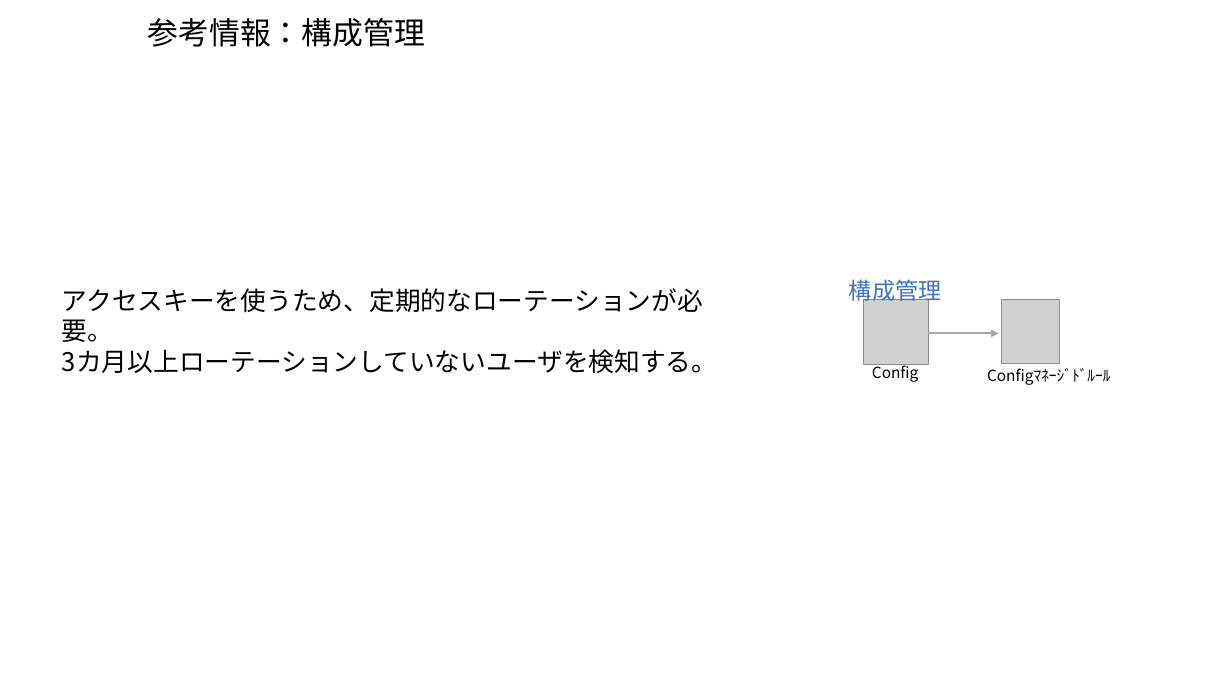
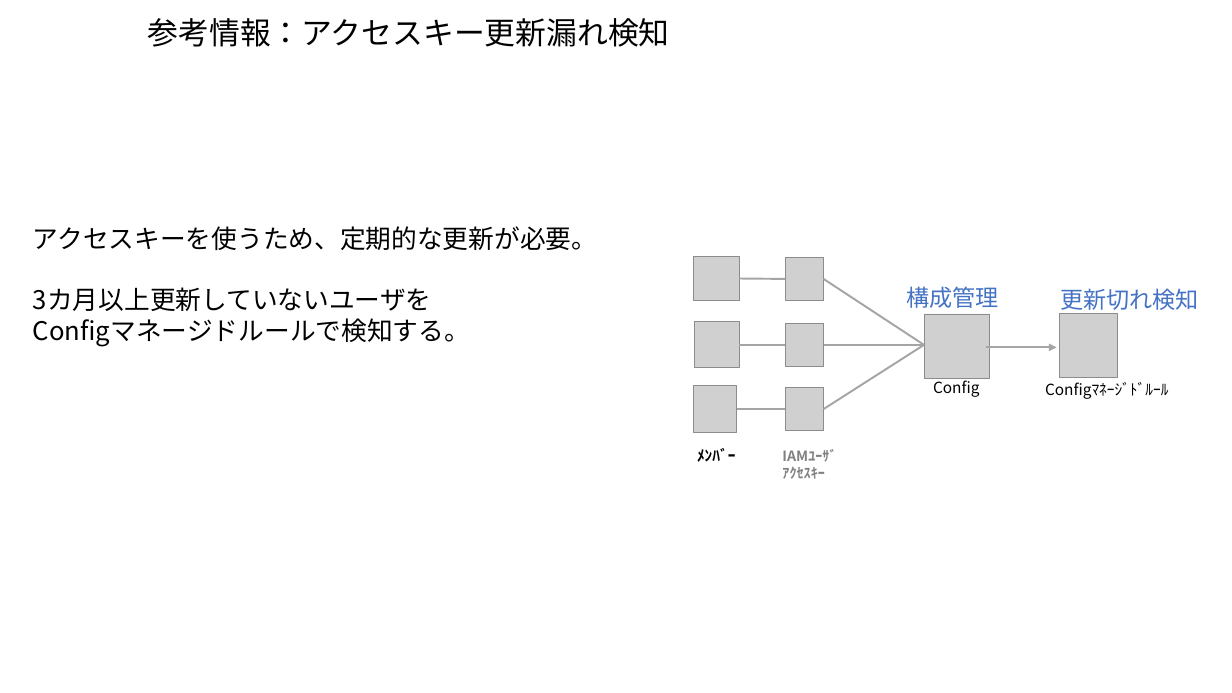
Before and after one commit to kiri0408/tyaga, a slide deck: slide 12 of aws_memo.pptx (slide 11 before the commit). Drawn at 1232x693 pixels with LibreOffice and Linux fonts; fonts in the diff are those of the drawing; grey boxes stand for pictures. Boxes give left, top, right and bottom in pixels: in the first picture for what was removed or moved away, otherwise in the second. Text is boxed around its words. In the diff, an @@ line names an element or a change of style, - is before the commit and + after.

```diff
--- a/aws_memo.pptx
+++ b/aws_memo.pptx
@@ text at [148, 18, 670, 47]: text changed @@
-参考情報：構成管理
+参考情報：アクセスキー更新漏れ検知
@@ text at [33, 226, 597, 347]: text changed @@
-アクセスキーを使うため、定期的なローテーションが必要。
-3カ月以上ローテーションしていないユーザを検知する。
+アクセスキーを使うため、定期的な更新が必要。
+3カ月以上更新していないユーザを
+Configマネージドルールで検知する。
@@ picture added at [693, 256, 739, 301] @@
@@ picture added at [786, 258, 824, 300] @@
@@ line added from (739, 278) to (786, 279), #A5A5A5 1.5 pt @@
@@ line added from (823, 279) to (924, 345), #A5A5A5 1.5 pt @@
@@ picture removed at [863, 299, 928, 364] @@
@@ text "構成管理" rewrapped from [849, 276, 941, 305] to [906, 286, 998, 308] @@
@@ text added at [1060, 288, 1199, 310], 18 pt, text #4472C4 @@
+更新切れ検知
@@ picture added at [694, 322, 739, 368] @@
@@ picture added at [786, 323, 824, 366] @@
@@ picture added at [925, 314, 990, 379] @@
@@ line added from (739, 345) to (786, 345), #A5A5A5 1.5 pt @@
@@ line added from (823, 345) to (924, 345), #A5A5A5 1.5 pt @@
@@ line added from (823, 409) to (924, 345), #A5A5A5 1.5 pt @@
@@ 1 picture, 1 text, 1 arrow: place and size @@
-1 picture, 1 text, 1 arrow at [872, 300, 1059, 382]
+1 picture, 1 text, 1 arrow at [933, 314, 1117, 397]
@@ picture added at [693, 386, 737, 433] @@
@@ picture added at [786, 388, 824, 431] @@
@@ text "Configﾏﾈｰｼﾞﾄﾞﾙｰﾙ": place and size @@
-text "Configﾏﾈｰｼﾞﾄﾞﾙｰﾙ" at [987, 368, 1110, 385]
+text "Configﾏﾈｰｼﾞﾄﾞﾙｰﾙ" at [1045, 382, 1168, 399]
@@ line added from (737, 409) to (786, 409), #A5A5A5 1.5 pt @@
@@ text added at [697, 448, 735, 462], 12 pt, text #000000, bold @@
+ﾒﾝﾊﾞｰ
@@ text added at [782, 449, 836, 479], 11 pt, text #808080, bold @@
+IAMﾕｰｻﾞ
+ｱｸｾｽｷｰ
```
Also in this commit, not shown: 4 other slides changed, 3 slides added, 1 slide removed.
